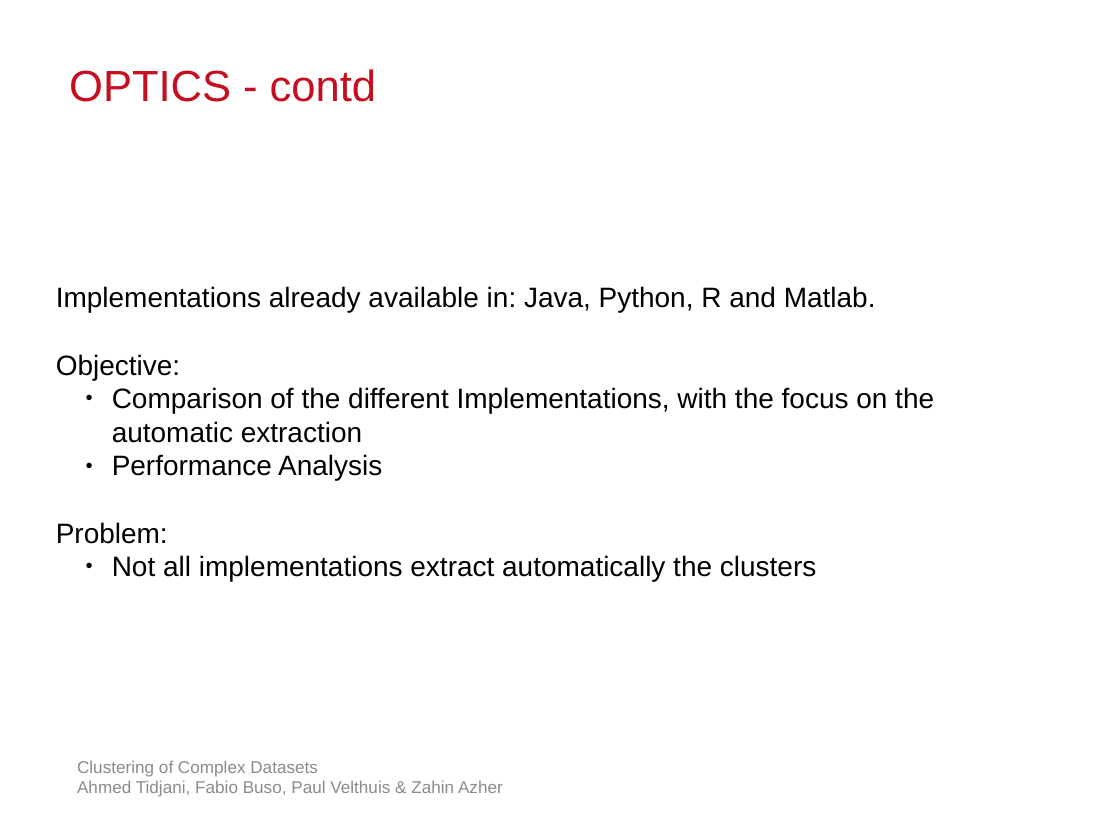
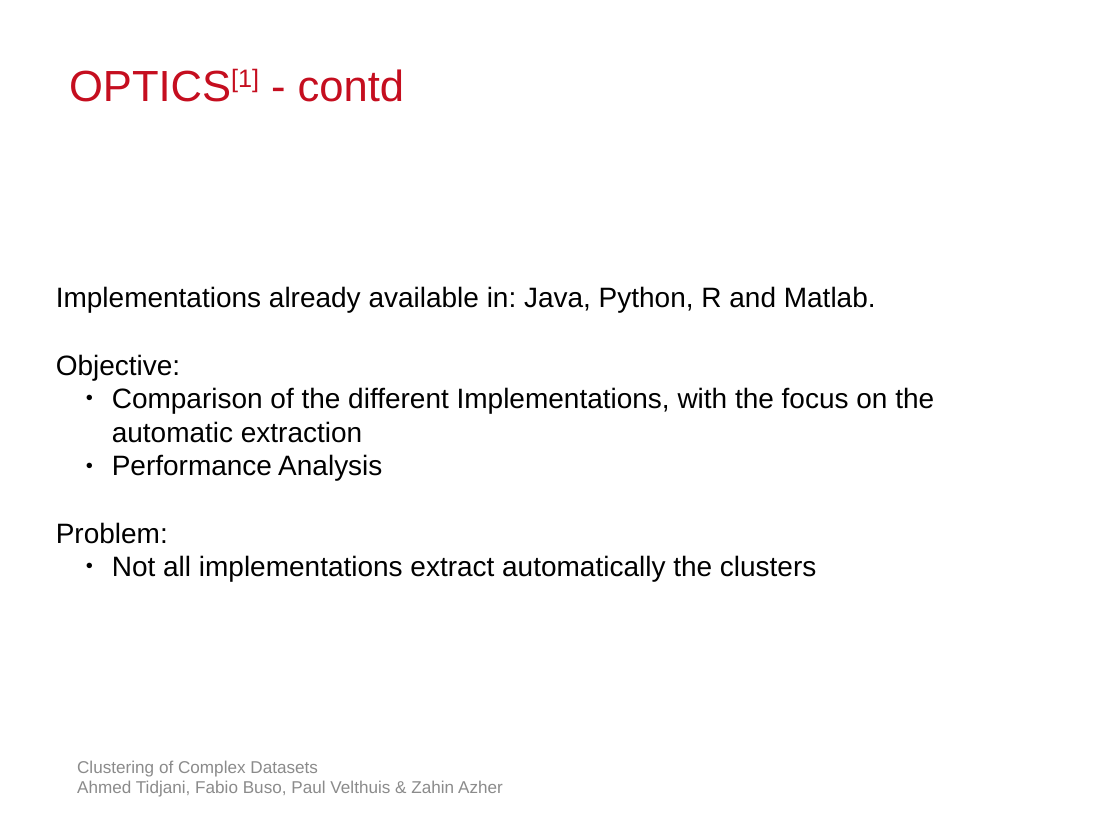
Before and after one commit to atidjani/IoSL_Clustering, a slide deck: slide 5 of Presentations/Milestone.pptx. Drawn at 1120x840 pixels with LibreOffice and Linux fonts; fonts in the diff are those of the drawing; background and template pictures are left out. Boxes give left, top, right and bottom in pixels: in the first picture for what was removed or moved away, otherwise in the second. Text is boxed around its words. In the diff, an @@ line names an element or a change of style, - is before the commit and + after.

```diff
--- a/Presentations/Milestone.pptx
+++ b/Presentations/Milestone.pptx
@@ text at [69, 68, 404, 102]: text changed @@
-OPTICS - contd
+OPTICS[1] - contd
```
Also in this commit, not shown: 5 other slides changed, 1 slide added.
